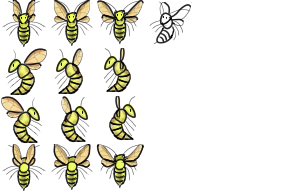
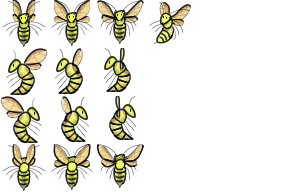
Layers edited between the first and the second 288 × 192 image:
added group "Drawings" with 8 layers in group "Left down 1" over [157, 2, 190, 42]
added group "Wings" (1st of 25, in "Left down 1" › "Drawings") with 3 layers in group "Drawings" over [157, 2, 190, 42]
added layer "Shades" (multiply) in group "Wings" over [157, 2, 190, 42]
added layer "Patterns" (2nd of 24, in "Left down 1" › "Drawings" › "Wings") in group "Wings" over [157, 2, 190, 42]
added layer "Base" (1st of 12, in "Left down 1" › "Drawings" › "Wings") in group "Wings" over [157, 2, 190, 42]
added group "Head and body" (1st of 7, in "Left down 1" › "Drawings") with 3 layers in group "Drawings" over [157, 2, 190, 42]
added layer "Light" (screen) in group "Head and body" over [157, 2, 190, 42]
added layer "Shadow" (multiply) in group "Head and body" over [157, 2, 190, 42]
added layer "Base" (2nd of 12, in "Left down 1" › "Drawings" › "Head and body") in group "Head and body" over [157, 2, 190, 42]
